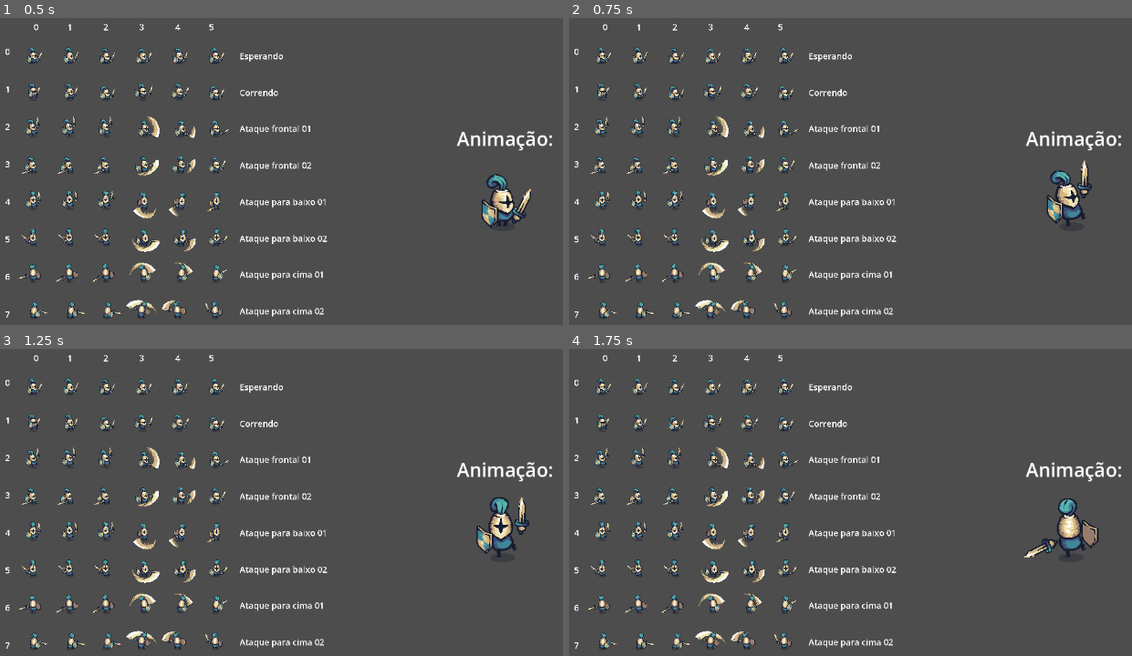
Above: before the commit, frames 1-4 (two rows, left to right).
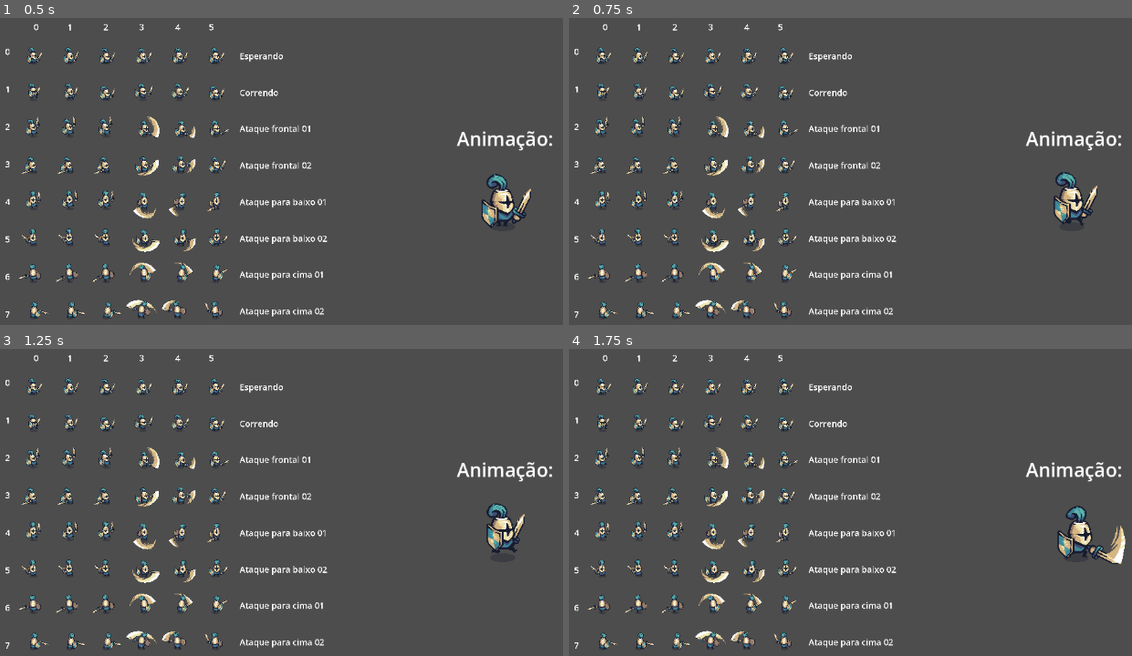
Above: after the commit, the same moments.

Repository: PabloValentin94/Knight_Game
Game: Godot game, scene res://unitary_tests/test_player.tscn
The game is run twice, just before and just after one commit, with the same random seed, the same clock (stepped at 60 frames per second) and the same inputs.
Inputs:
- Up to frame 1 (0.5 s): no input
- Up to frame 2 (0.75 s): tap Enter (ui_accept) at 0.5, 0.6 s; hold D (Move_to_Right, bound only after the commit) from 0.53 s (still down)
- Up to frame 3 (1.25 s): keep holding D (Move_to_Right, bound only after the commit); tap Enter (ui_accept) at 0.77, 1.07 s
- Up to frame 4 (1.75 s): release D (Move_to_Right, bound only after the commit) at 1.28 s; hold S (Move_to_Down, bound only after the commit) from 1.28 s (still down); tap Enter (ui_accept) at 1.35, 1.52 s

Frame 1 is identical in both runs. In frame 2, 1.0% of the frame differs, in the area x 84-94%, y 46-68%; in frame 3, 1.0%; in frame 4, 1.4%, in the area x 80-99%, y 48-71%.

Commit message:
Criando ações/variáveis personalizadas no Godot.
Criando ações/variáveis de InputMap personalizadas dentro do Godot.

Diff:
--- a/objects/player/player.gd
+++ b/objects/player/player.gd
@@ -2,7 +2,7 @@
 
 @onready var quadro_animacoes: AnimationPlayer = $Animacoes
 
-var animacoes: Array = ["Esperar","Correr","Atacar_Para_Frente_01",
+const animacoes: Array = ["Esperar","Correr","Atacar_Para_Frente_01",
 "Atacar_Para_Frente_02","Atacar_Para_Baixo_01","Atacar_Para_Baixo_02",
 "Atacar_Para_Cima_01","Atacar_Para_Cima_02"]
 
@@ -14,14 +14,18 @@
 
 func _process(_delta) -> void:
 
-	if Input.is_action_just_pressed("ui_accept"):
+	if Input.is_action_just_pressed("Move_to_Down") or Input.is_action_just_pressed("Move_to_Right"):
 
 		if(indice_animacao + 1 <= 7):
 
 			indice_animacao += 1
 
-		else:
+			quadro_animacoes.play(animacoes[indice_animacao])
 
-			indice_animacao = 0
+	elif Input.is_action_just_pressed("Move_to_Up") or Input.is_action_just_pressed("Move_to_Left"):
 
-		quadro_animacoes.play(animacoes[indice_animacao])
+		if(indice_animacao - 1 >= 0):
+
+			indice_animacao -= 1
+
+			quadro_animacoes.play(animacoes[indice_animacao])
--- a/project.godot
+++ b/project.godot
@@ -19,6 +19,33 @@
 
 project/assembly_name="Knight_Game"
 
+[input]
+
+Move_to_Up={
+"deadzone": 0.5,
+"events": [Object(InputEventKey,"resource_local_to_scene":false,"resource_name":"","device":-1,"window_id":0,"alt_pressed":false,"shift_pressed":false,"ctrl_pressed":false,"meta_pressed":false,"pressed":false,"keycode":0,"physical_keycode":87,"key_label":0,"unicode":119,"echo":false,"script":null)
+, Object(InputEventKey,"resource_local_to_scene":false,"resource_name":"","device":-1,"window_id":0,"alt_pressed":false,"shift_pressed":false,"ctrl_pressed":false,"meta_pressed":false,"pressed":false,"keycode":0,"physical_keycode":4194320,"key_label":0,"unicode":0,"echo":false,"script":null)
+]
+}
+Move_to_Down={
+"deadzone": 0.5,
+"events": [Object(InputEventKey,"resource_local_to_scene":false,"resource_name":"","device":-1,"window_id":0,"alt_pressed":false,"shift_pressed":false,"ctrl_pressed":false,"meta_pressed":false,"pressed":false,"keycode":0,"physical_keycode":83,"key_label":0,"unicode":115,"echo":false,"script":null)
+, Object(InputEventKey,"resource_local_to_scene":false,"resource_name":"","device":-1,"window_id":0,"alt_pressed":false,"shift_pressed":false,"ctrl_pressed":false,"meta_pressed":false,"pressed":false,"keycode":0,"physical_keycode":4194322,"key_label":0,"unicode":0,"echo":false,"script":null)
+]
+}
+Move_to_Left={
+"deadzone": 0.5,
+"events": [Object(InputEventKey,"resource_local_to_scene":false,"resource_name":"","device":-1,"window_id":0,"alt_pressed":false,"shift_pressed":false,"ctrl_pressed":false,"meta_pressed":false,"pressed":false,"keycode":0,"physical_keycode":65,"key_label":0,"unicode":97,"echo":false,"script":null)
+, Object(InputEventKey,"resource_local_to_scene":false,"resource_name":"","device":-1,"window_id":0,"alt_pressed":false,"shift_pressed":false,"ctrl_pressed":false,"meta_pressed":false,"pressed":false,"keycode":0,"physical_keycode":4194319,"key_label":0,"unicode":0,"echo":false,"script":null)
+]
+}
+Move_to_Right={
+"deadzone": 0.5,
+"events": [Object(InputEventKey,"resource_local_to_scene":false,"resource_name":"","device":-1,"window_id":0,"alt_pressed":false,"shift_pressed":false,"ctrl_pressed":false,"meta_pressed":false,"pressed":false,"keycode":0,"physical_keycode":68,"key_label":0,"unicode":100,"echo":false,"script":null)
+, Object(InputEventKey,"resource_local_to_scene":false,"resource_name":"","device":-1,"window_id":0,"alt_pressed":false,"shift_pressed":false,"ctrl_pressed":false,"meta_pressed":false,"pressed":false,"keycode":0,"physical_keycode":4194321,"key_label":0,"unicode":0,"echo":false,"script":null)
+]
+}
+
 [rendering]
 
 textures/canvas_textures/default_texture_filter=0
